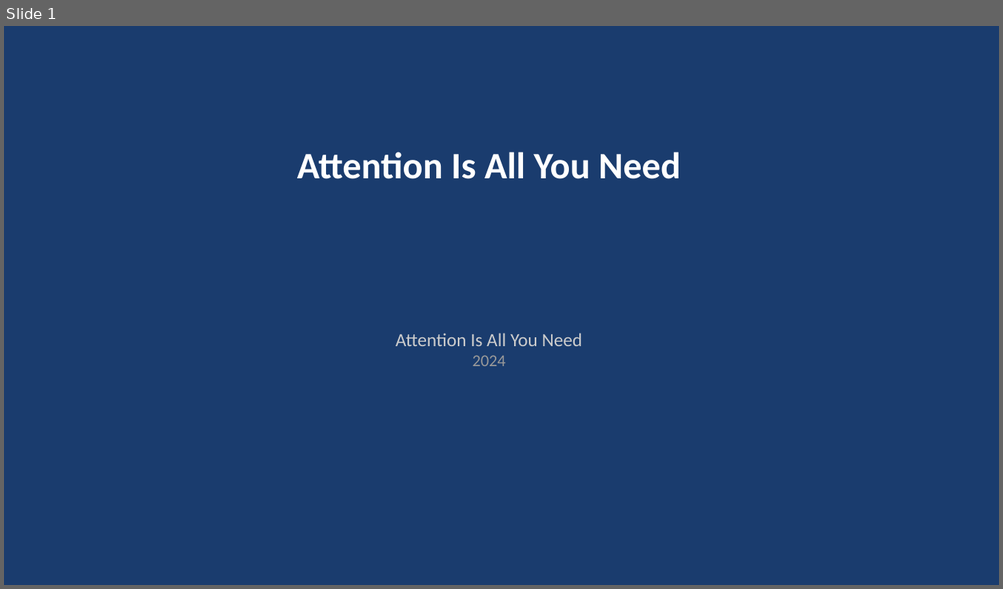
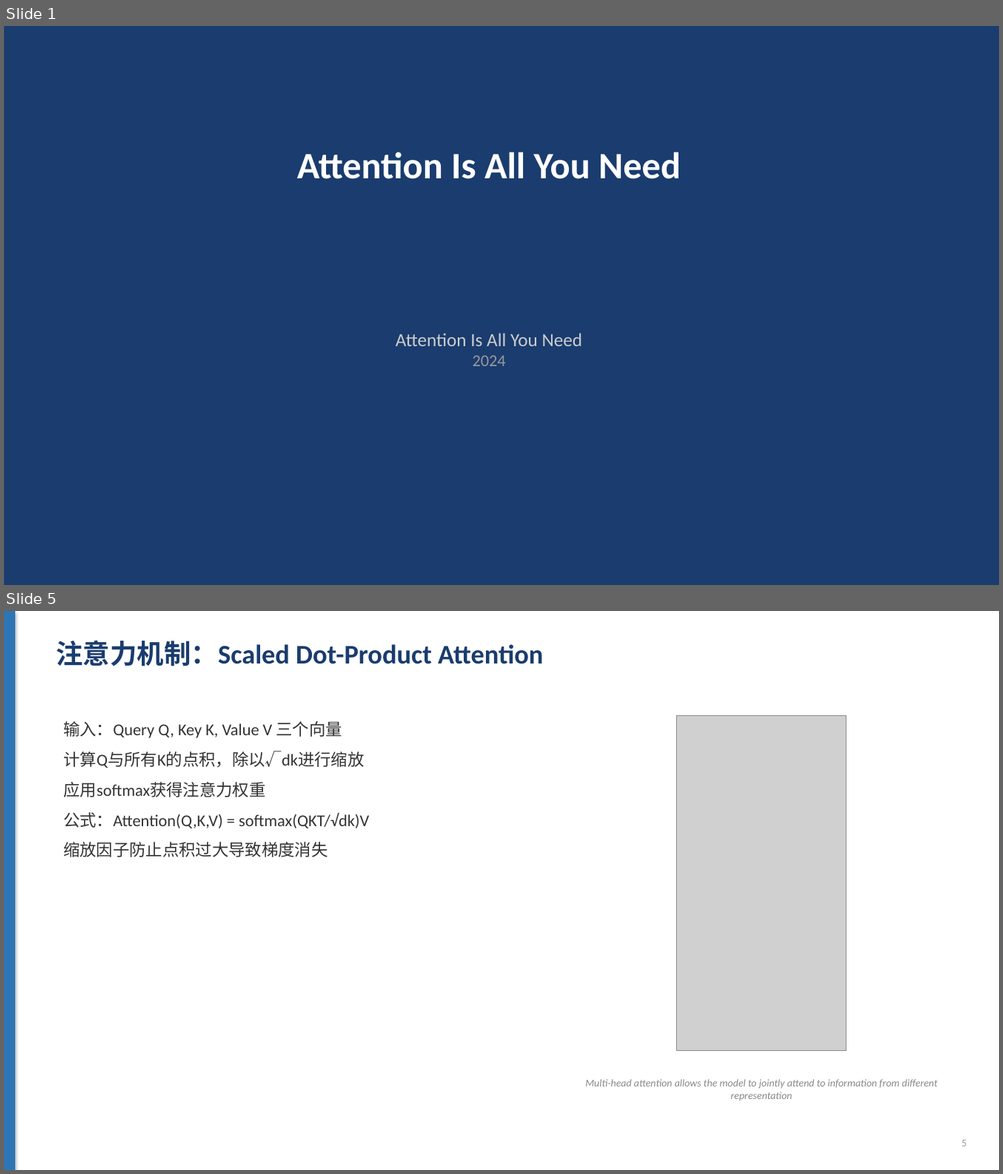
Before and after one commit to bcefghj/scholarflow, a slide deck: examples/attention_is_all_you_need/slides.pptx. Shown one above the other, each under a label of ours: slide 1 before the commit, slides 1 and 5 after it; the slides between them are not shown. The pictures are 1003x589 and 1003x1174 pixels, drawn with LibreOffice and Linux fonts; fonts in the diff are those of the drawing; grey boxes stand for pictures. Boxes give left, top, right and bottom in pixels: in the first picture for what was removed or moved away, otherwise in the second. Text is boxed around its words. In the diff, an @@ line names an element or a change of style, - is before the commit and + after.

```diff
--- a/examples/attention_is_all_you_need/slides.pptx
+++ b/examples/attention_is_all_you_need/slides.pptx
@@ slide 5 added at (x1=4, y1=611, x2=999, y2=1170), background #FFFFFF @@
@@ rectangle added at (x1=4, y1=611, x2=15, y2=1170), fill #2E75B6 @@
@@ text added at (x1=56, y1=640, x2=543, y2=667), 26 pt, text #1A3C6E, bold @@
+注意力机制：Scaled Dot-Product Attention
@@ text added at (x1=63, y1=721, x2=369, y2=857), 16 pt, text #333333 @@
+输入：Query Q, Key K, Value V 三个向量
+计算Q与所有K的点积，除以√dk进行缩放
+应用softmax获得注意力权重
+公式：Attention(Q,K,V) = softmax(QKT/√dk)V
+缩放因子防止点积过大导致梯度消失
@@ picture added at (x1=677, y1=715, x2=846, y2=1051) @@
@@ text added at (x1=585, y1=1079, x2=937, y2=1101), 10 pt, text #888888, italic @@
+Multi-head attention allows the model to jointly attend to information from different representation
@@ text added at (x1=961, y1=1140, x2=966, y2=1147), 10 pt, text #999999 @@
+5
```
Also in this commit, not shown: 8 slides changed, 4 other slides added, 4 slides removed, 39 other files.
